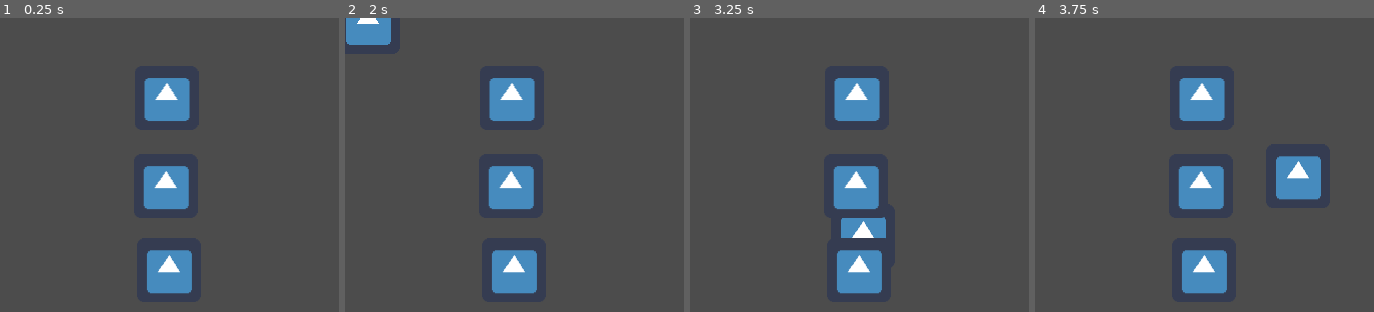
Above: before the commit, frames 1-4 (left to right).
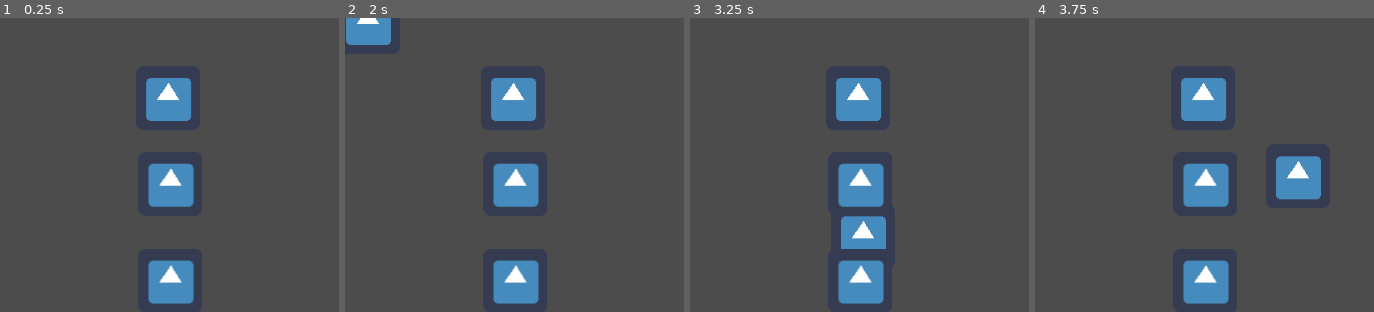
Above: after the commit, the same moments.

Repository: Yerdun/Pathogen
Game: Godot game, scene res://Scenes/Test Scenes/Copy Tester.tscn
Same seed, same stepped clock (60 frames per second), same inputs: the game is played once before the commit and once after it. The engine's default icon, where the game draws it, is replaced by a stand-in: a white triangle on a blue panel in a dark square.
Inputs (mouse positions are % of the whole screen's width and height, from its top left):
- Up to frame 1 (0.25 s): no input
- Up to frame 2 (2 s): click "'kill enemy'" at 0.5 s; tap Enter at 1.25 s; move the mouse to (67, 46) at 1.27 s; hold Right (ui_right) from 1.28 s (still down); hold B (copy) from 1.28 s (still down)
- Up to frame 3 (3.25 s): move the mouse to (17, 56) at 2.02 s; release Right (ui_right) at 2.03 s; release B (copy) at 2.03 s; hold Down (ui_down) 2.03-2.78 s; tap Shift (control_focus) at 2.1 s; tap B (copy) at 2.3 s; move the mouse to (53, 28) at 2.77 s; hold Right (ui_right) from 2.78 s (still down); hold B (copy) from 2.78 s (still down)
- Up to frame 4 (3.75 s): move the mouse to (35, 71) at 3.52 s; release Right (ui_right) at 3.53 s; release B (copy) at 3.53 s; hold Up (ui_up) from 3.53 s (still down); tap Space (shoot) at 3.6 s
The pictures show only the part of the screen within x 33-83%, y 19-69%; the shares and areas given below are measured in that part.

The runs differ from the first frame. In frame 1, 2.7% of the frame differs, in the area x 42-58%, y 20-98%; in frame 2, 2.7%; in frame 3, 3.3%; in frame 4, 2.7%.

Commit message:
Dummies now completely converted to enemies

Diff:
--- a/Scenes/Enemy/Basic Enemy/Enemy.gd
+++ b/Scenes/Enemy/Basic Enemy/Enemy.gd
@@ -4,7 +4,7 @@
 # Declare member variables here. Examples:
 export var maxHP = 2 # the amount of hp the enemy has at spawn
 var currentHP # the enemy's current hp
-export(String, "none", "piercing", "rapid", "wide") var copyAbility	# The enemy's ability
+export(String, "none", "rapidfire", "widebeam", "piercing") var copyAbility	# The enemy's ability
 
 # Called when the node enters the scene tree for the first time.
 func _ready():
--- a/Scenes/Test Scenes/Copy Tester.tscn
+++ b/Scenes/Test Scenes/Copy Tester.tscn
@@ -13,20 +13,20 @@
 position = Vector2( 512.731, 40.4788 )
 maxHP = 3
 
+[node name="Rapid Dummy" parent="." instance=ExtResource( 7 )]
+position = Vector2( 515.112, 196.044 )
+maxHP = 999999
+copyAbility = "rapidfire"
+
+[node name="Wide Dummy" parent="." instance=ExtResource( 7 )]
+position = Vector2( 517.494, 281.763 )
+maxHP = 999999
+copyAbility = "widebeam"
+
 [node name="Piercing Dummy" parent="." instance=ExtResource( 7 )]
-position = Vector2( 512.731, 284.145 )
+position = Vector2( 517.494, 378.595 )
 maxHP = 999999
 copyAbility = "piercing"
-
-[node name="Rapid Dummy" parent="." instance=ExtResource( 7 )]
-position = Vector2( 513.525, 196.044 )
-maxHP = 999999
-copyAbility = "rapid"
-
-[node name="Wide Dummy" parent="." instance=ExtResource( 7 )]
-position = Vector2( 515.906, 368.277 )
-maxHP = 999999
-copyAbility = "wide"
 
 [node name="Charge Bar" type="ProgressBar" parent="."]
 margin_left = 513.064
